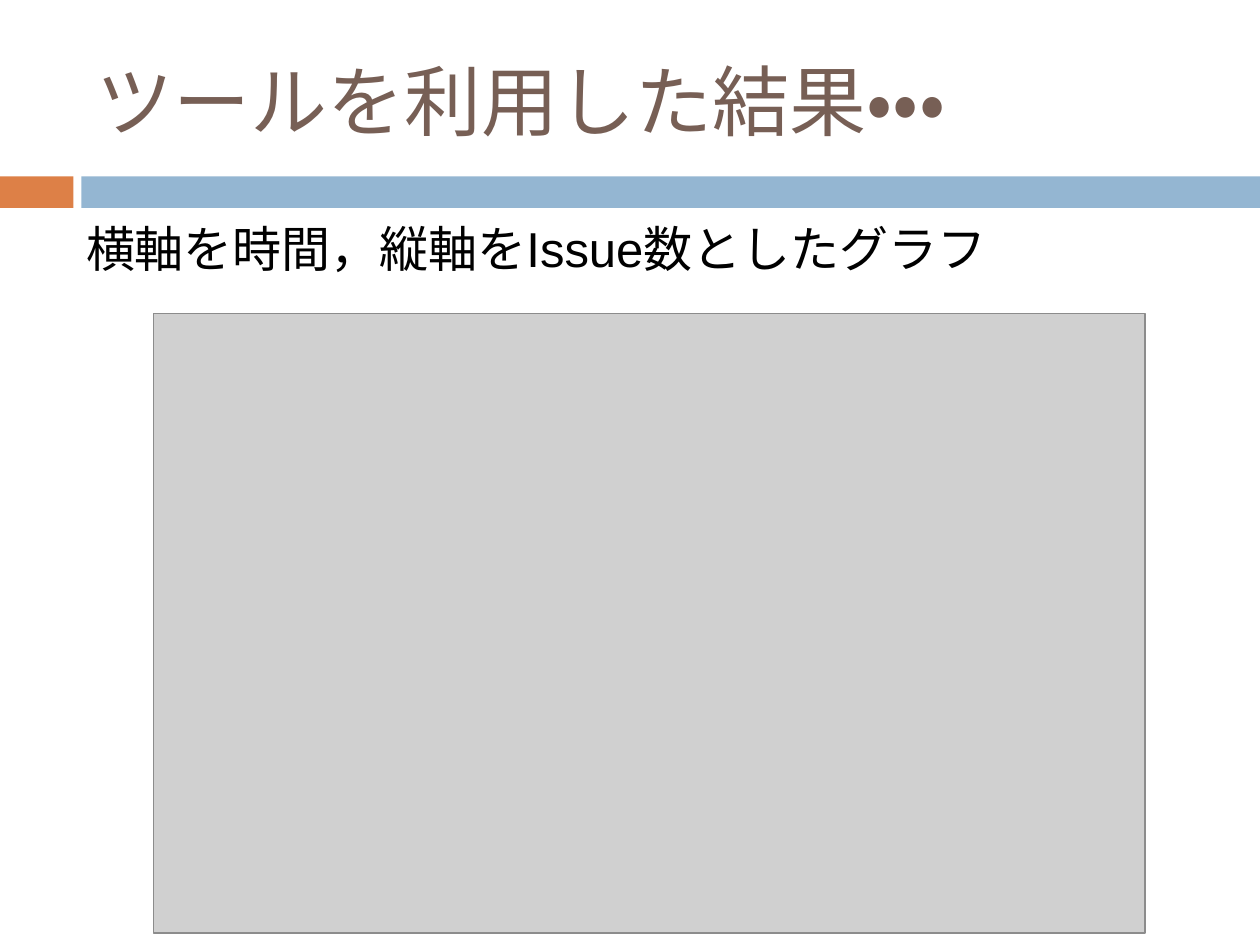
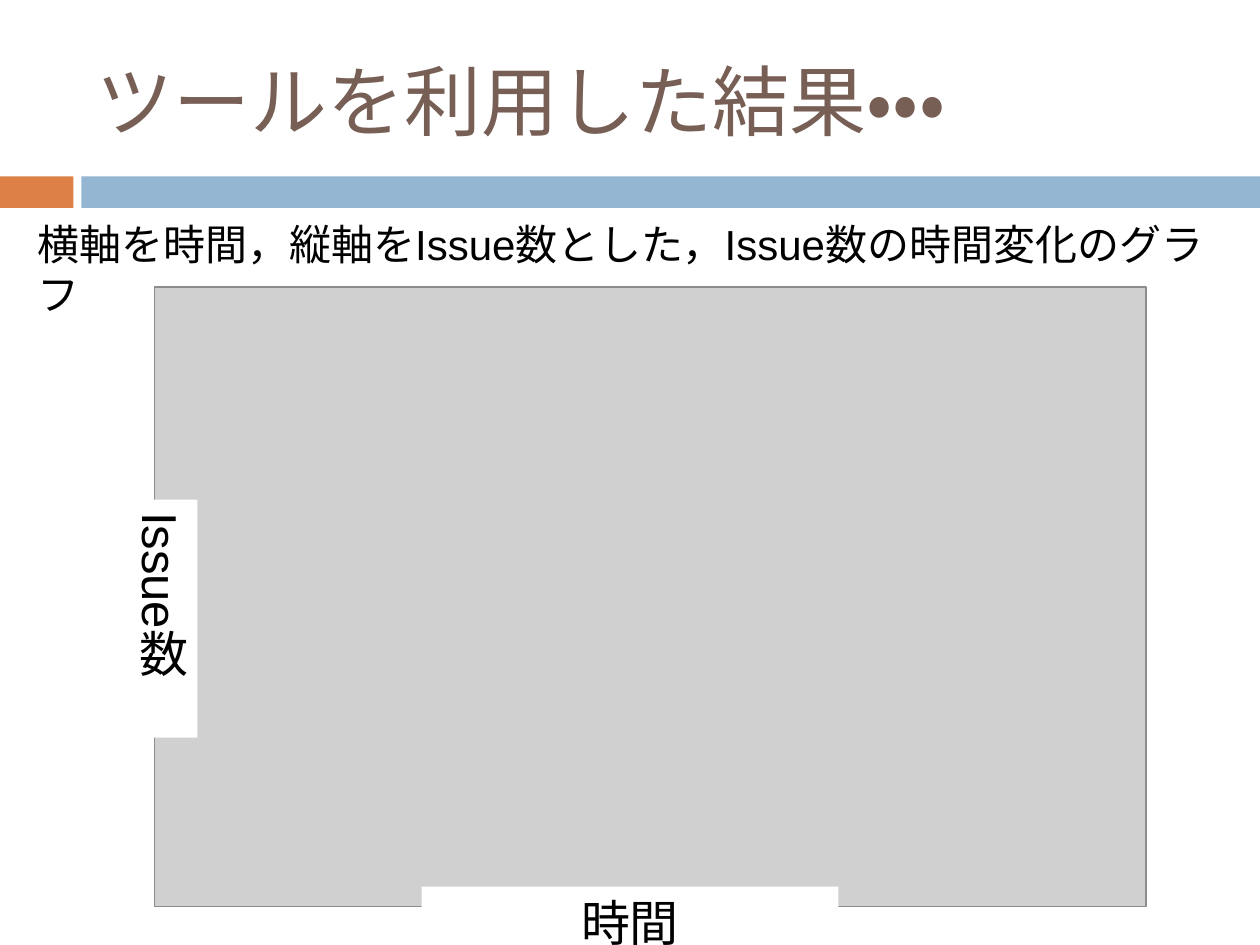
Before and after one commit to keimatsui/kadai, a slide deck: slide 14 of 卒業論文/2012/久保孝樹/最終発表/最終発表.pptx. Drawn at 1260x945 pixels with LibreOffice and Linux fonts; fonts in the diff are those of the drawing; grey boxes stand for pictures. Boxes give left, top, right and bottom in pixels: in the first picture for what was removed or moved away, otherwise in the second. Text is boxed around its words. In the diff, an @@ line names an element or a change of style, - is before the commit and + after.

```diff
--- a/卒業論文/2012/久保孝樹/最終発表/最終発表.pptx
+++ b/卒業論文/2012/久保孝樹/最終発表/最終発表.pptx
@@ text at bbox=[37, 224, 1203, 265]: text changed; size 28 to 24 pt @@
-横軸を時間，縦軸をIssue数としたグラフ
+横軸を時間，縦軸をIssue数とした，Issue数の時間変化のグラフ
@@ picture: place and size @@
-picture at bbox=[154, 314, 1145, 934]
+picture at bbox=[155, 287, 1147, 907]
@@ rectangle added at bbox=[112, 500, 197, 738], fill #FFFFFF, 28 pt, text #000000 @@
+Issue数
@@ rectangle added at bbox=[422, 887, 839, 945], fill #FFFFFF, 28 pt, text #000000 @@
+時間
```
Also in this commit, not shown: 9 other slides changed.
